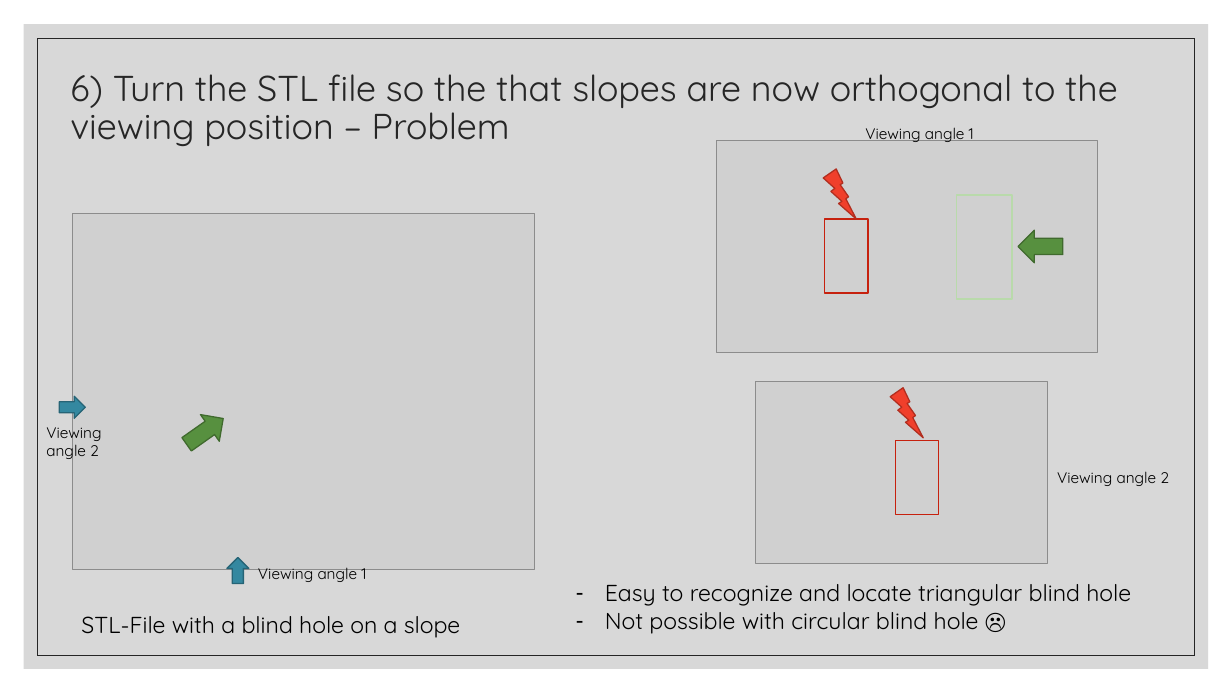
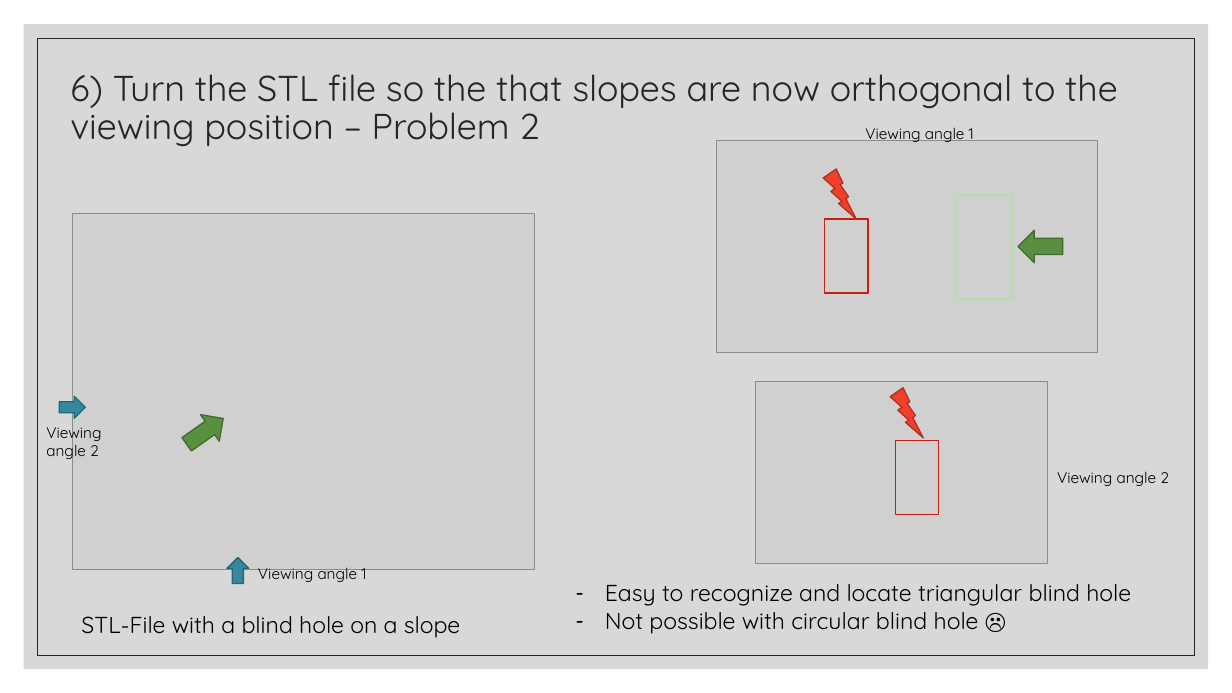
Before and after one commit to JanNalivaika/SSD_EXT, a slide deck: slide 18 of SSD Feature Detection Selling points.pptx. Drawn at 1232x693 pixels with LibreOffice and Linux fonts; fonts in the diff are those of the drawing; grey boxes stand for pictures. Boxes give left, top, right and bottom in pixels: in the first picture for what was removed or moved away, otherwise in the second. Text is boxed around its words. In the diff, an @@ line names an element or a change of style, - is before the commit and + after.

```diff
--- a/SSD Feature Detection Selling points.pptx
+++ b/SSD Feature Detection Selling points.pptx
@@ title at (70,74,1118,146): text changed @@
-6) Turn the STL file so the that slopes are now orthogonal to the viewing position – Problem
+6) Turn the STL file so the that slopes are now orthogonal to the viewing position – Problem 2
```
Also in this commit, not shown: 5 other slides changed, 5 other files.
